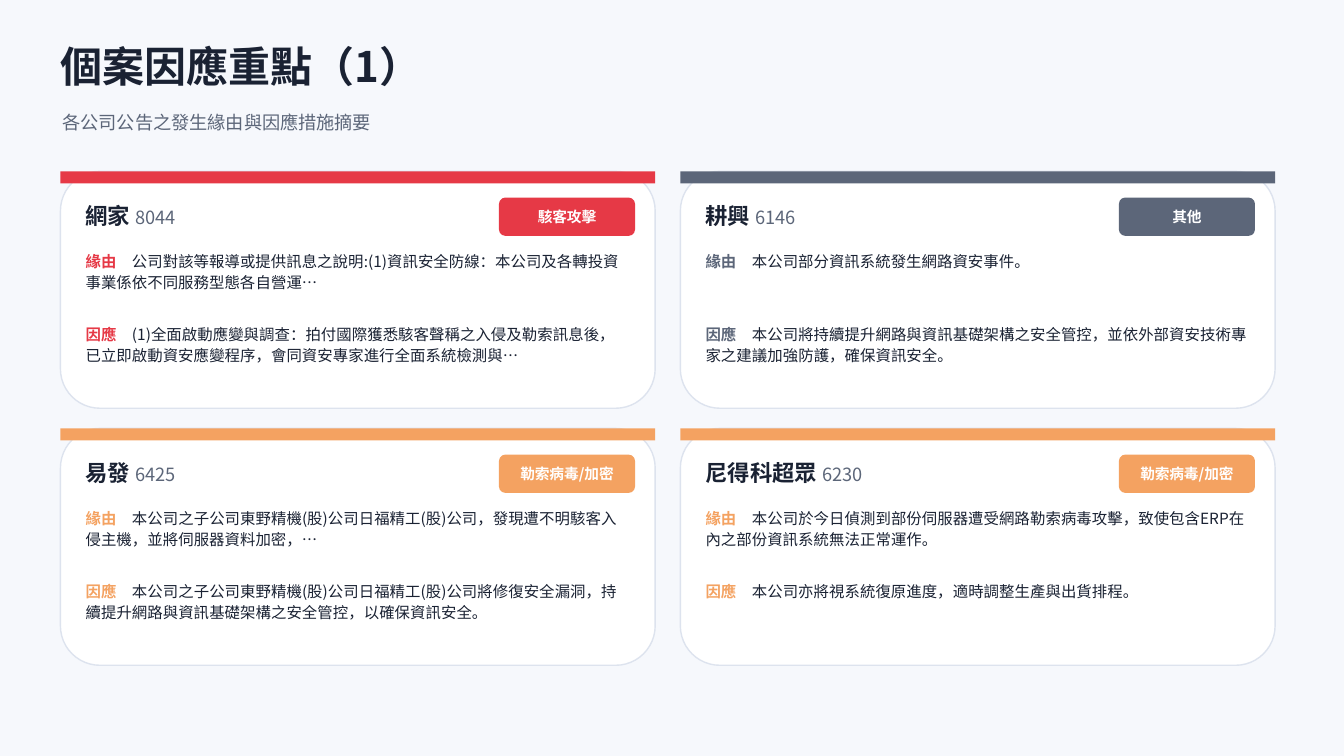
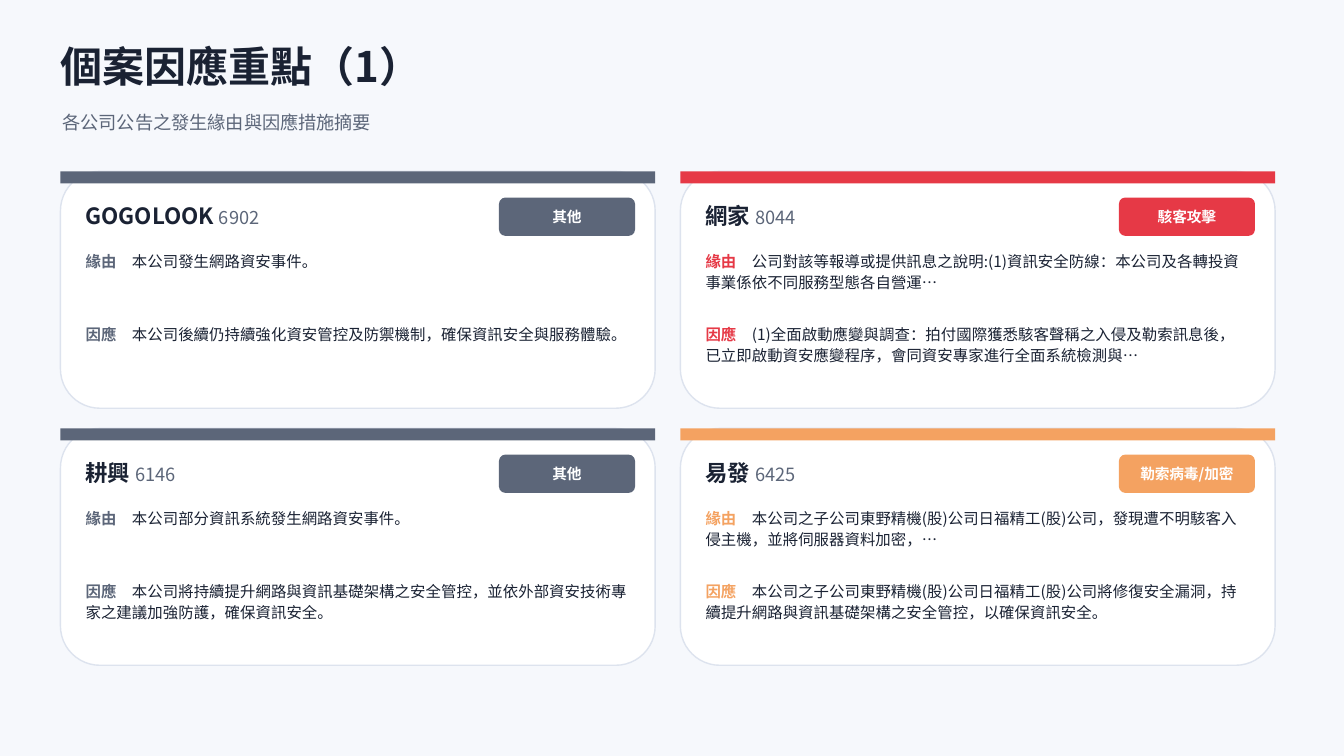
Before and after one commit to Johnnylin77/mops-isec-monitor, a slide deck: slide 6 of 資安事件因應分析.pptx. Drawn at 1344x756 pixels with LibreOffice and Linux fonts; fonts in the diff are those of the drawing. Boxes give left, top, right and bottom in pixels: in the first picture for what was removed or moved away, otherwise in the second. Text is boxed around its words. In the diff, an @@ line names an element or a change of style, - is before the commit and + after.

```diff
--- a/資安事件因應分析.pptx
+++ b/資安事件因應分析.pptx
@@ rectangle at <box>60,171,655,184</box>: fill #E63946 to #5C6679 @@
@@ rectangle at <box>681,171,1275,184</box>: fill #5C6679 to #E63946 @@
@@ text at <box>86,207,259,225</box>: text changed; size 13 to 16 pt; text colour #5C6679 to #1A2233; bold on @@
-網家 8044
+GOGOLOOK 6902
@@ rounded rectangle at <box>499,198,635,236</box>: fill #E63946 to #5C6679 @@
@@ text at <box>552,209,581,223</box>: text changed @@
-駭客攻擊
+其他
@@ text at <box>706,202,795,230</box>: text changed @@
-耕興 6146
+網家 8044
@@ rounded rectangle at <box>1119,198,1255,236</box>: fill #5C6679 to #E63946 @@
@@ text at <box>1158,208,1216,227</box>: text changed @@
-其他
+駭客攻擊
@@ text at <box>86,254,317,269</box>: text changed @@
-緣由 公司對該等報導或提供訊息之說明:(1)資訊安全防線：本公司及各轉投資事業係依不同服務型態各自營運…
+緣由 本公司發生網路資安事件。
@@ text at <box>706,254,1239,290</box>: text changed @@
-緣由 本公司部分資訊系統發生網路資安事件。
+緣由 公司對該等報導或提供訊息之說明:(1)資訊安全防線：本公司及各轉投資事業係依不同服務型態各自營運…
@@ text at <box>86,325,627,345</box>: text changed @@
-因應 (1)全面啟動應變與調查：拍付國際獲悉駭客聲稱之入侵及勒索訊息後，已立即啟動資安應變程序，會同資安專家進行全面系統檢測與…
+因應 本公司後續仍持續強化資安管控及防禦機制，確保資訊安全與服務體驗。
@@ text at <box>706,325,1235,363</box>: text changed @@
-因應 本公司將持續提升網路與資訊基礎架構之安全管控，並依外部資安技術專家之建議加強防護，確保資訊安全。
+因應 (1)全面啟動應變與調查：拍付國際獲悉駭客聲稱之入侵及勒索訊息後，已立即啟動資安應變程序，會同資安專家進行全面系統檢測與…
@@ rectangle at <box>60,429,655,441</box>: fill #F4A261 to #5C6679 @@
@@ text at <box>86,462,175,483</box>: text changed @@
-易發 6425
+耕興 6146
@@ rounded rectangle at <box>499,455,635,493</box>: fill #F4A261 to #5C6679 @@
@@ text at <box>552,466,581,480</box>: text changed @@
-勒索病毒/加密
+其他
@@ text at <box>706,462,795,483</box>: text changed; size 16 to 13 pt; text colour #1A2233 to #5C6679; bold off @@
-尼得科超眾 6230
+易發 6425
@@ text at <box>86,511,410,526</box>: text changed @@
-緣由 本公司之子公司東野精機(股)公司日福精工(股)公司，發現遭不明駭客入侵主機，並將伺服器資料加密，…
+緣由 本公司部分資訊系統發生網路資安事件。
@@ text at <box>706,511,1237,547</box>: text changed @@
-緣由 本公司於今日偵測到部份伺服器遭受網路勒索病毒攻擊，致使包含ERP在內之部份資訊系統無法正常運作。
+緣由 本公司之子公司東野精機(股)公司日福精工(股)公司，發現遭不明駭客入侵主機，並將伺服器資料加密，…
@@ text at <box>86,582,626,620</box>: text changed @@
-因應 本公司之子公司東野精機(股)公司日福精工(股)公司將修復安全漏洞，持續提升網路與資訊基礎架構之安全管控，以確保資訊安全。
+因應 本公司將持續提升網路與資訊基礎架構之安全管控，並依外部資安技術專家之建議加強防護，確保資訊安全。
@@ text at <box>706,582,1236,620</box>: text changed @@
-因應 本公司亦將視系統復原進度，適時調整生產與出貨排程。
+因應 本公司之子公司東野精機(股)公司日福精工(股)公司將修復安全漏洞，持續提升網路與資訊基礎架構之安全管控，以確保資訊安全。
```
Also in this commit, not shown: 5 other slides changed, 2 other files.
